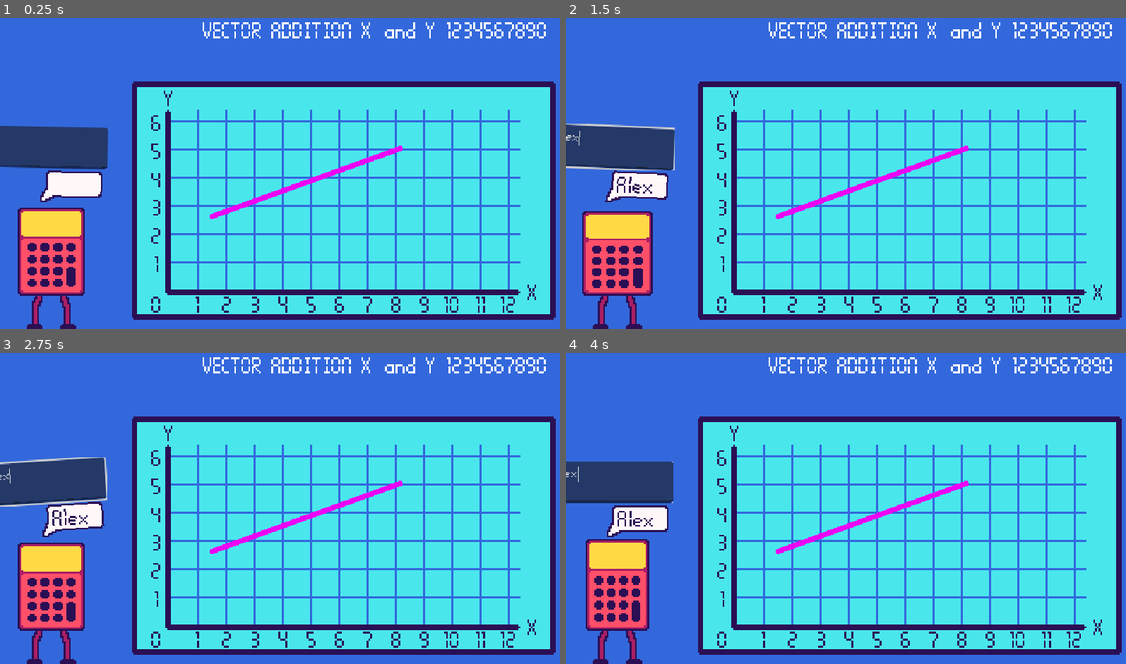
Above: before the commit, frames 1-4 (two rows, left to right).
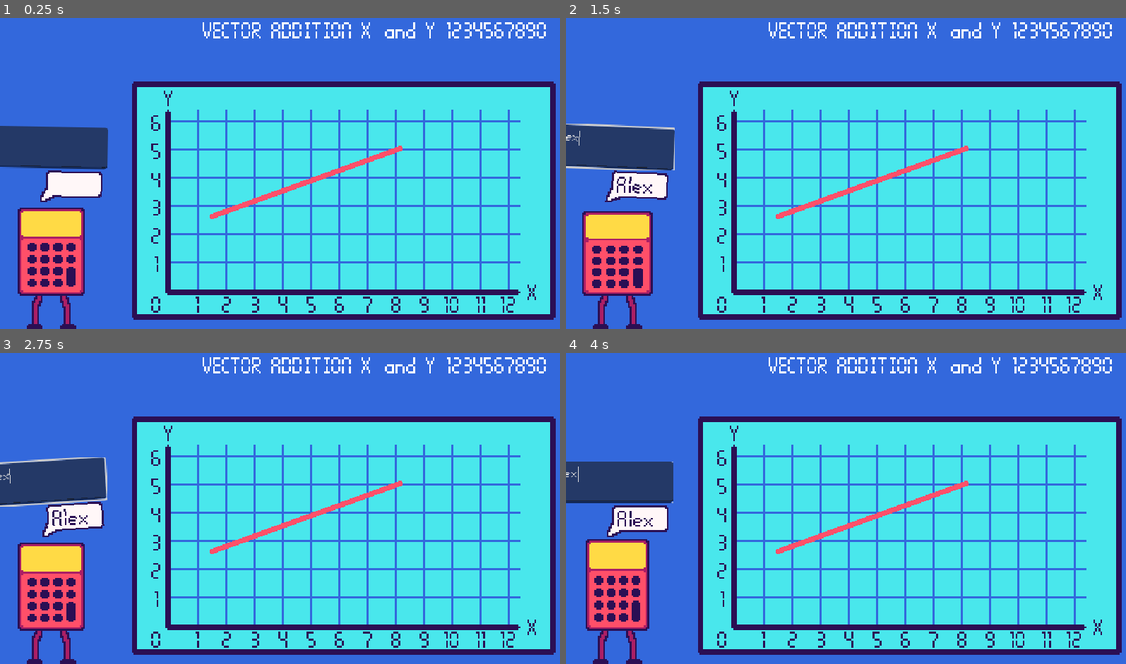
Above: after the commit, the same moments.

Repository: KyleTiley/VectorMathGame
Game: Godot game, scene res://Game/game.tscn
The game is run twice, just before and just after one commit, with the same random seed, the same clock (stepped at 60 frames per second) and the same inputs.
Inputs (mouse positions are in pixels of both pictures, inside the frame that each line leads up to):
- Up to frame 1 (0.25 s): no input
- Up to frame 2 (1.5 s): click (610, 148) at 0.52 s; type "Alex" at 0.6 s
- Up to frame 3 (2.75 s): no input
- Up to frame 4 (4 s): no input

The runs differ from the first frame. In frame 1, 0.6% of the frame differs, in the area x 37-72%, y 41-65%; in frame 2, 0.6%; in frame 3, 0.6%; in frame 4, 0.6%.

Commit message:
need to do line work

Diff:
--- a/Game/VectorLine/vector_line.tscn
+++ b/Game/VectorLine/vector_line.tscn
@@ -5,6 +5,6 @@
 [node name="Line2D" type="Line2D" parent="."]
 points = PackedVector2Array(-1, 0, 212, -77)
 width = 6.0
-default_color = Color(0.929412, 0, 0.952941, 1)
+default_color = Color(1, 0.309712, 0.41181, 1)
 begin_cap_mode = 2
 end_cap_mode = 2
